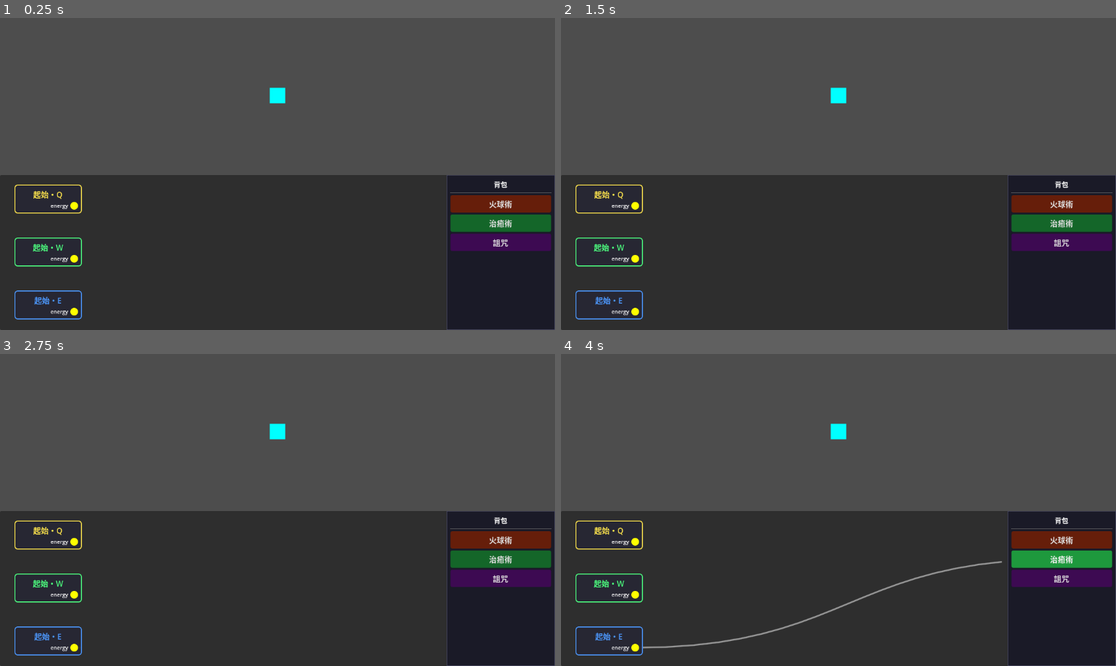
Above: before the commit, frames 1-4 (two rows, left to right).
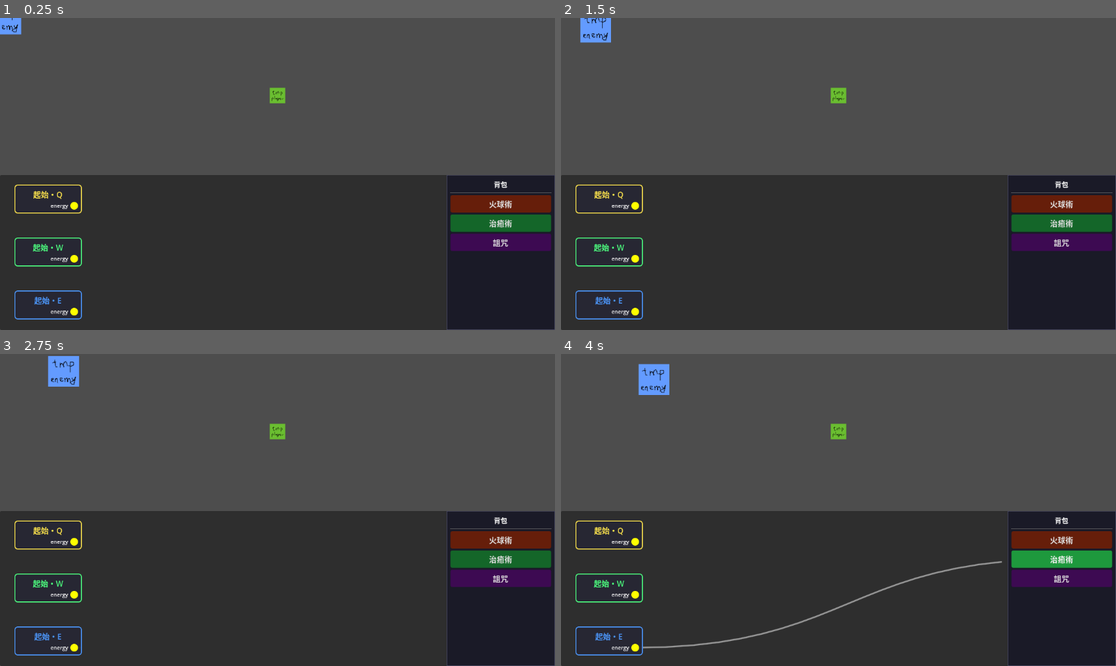
Above: after the commit, the same moments.

Repository: BlueRadio57445/spell-chanting-loudspeaker
Game: Godot game, scene res://scenes/main.tscn
The game is run twice, just before and just after one commit, with the same random seed, the same clock (stepped at 60 frames per second) and the same inputs.
Inputs (mouse positions are in pixels of both pictures, inside the frame that each line leads up to):
- Up to frame 1 (0.25 s): no input
- Up to frame 2 (1.5 s): click (633, 205) at 0.52 s; click (633, 258) at 1.27 s
- Up to frame 3 (2.75 s): click (72, 647) at 2.02 s
- Up to frame 4 (4 s): click "火球術" at 2.75 s; click "治癒術" at 3.5 s

The runs differ from the first frame. In frame 1, 0.4% of the frame differs, in the area x 0-52%, y 0-28%; in frame 2, 0.6%; in frame 3, 0.7%; in frame 4, 0.7%, in the area x 13-52%, y 3-28%.

Commit message:
enemy finish

Diff:
--- a/project.godot
+++ b/project.godot
@@ -11,13 +11,18 @@
 [application]
 
 config/name="Spell-chanting Loudspeaker"
+run/main_scene="res://scenes/main.tscn"
 config/features=PackedStringArray("4.6", "Forward Plus")
 config/icon="res://icon.svg"
-run/main_scene="res://scenes/main.tscn"
 
 [autoload]
 
 RuneRegistry="*res://scripts/rune_system/rune_registry.gd"
+
+[global_group]
+
+mobs="敵方怪物的群組"
+player="玩家"
 
 [physics]
 
--- /dev/null
+++ b/scenes/enemy/DashEnemy.tscn
@@ -0,0 +1,5 @@
+[gd_scene format=3 uid="uid://ch6hdxiafx51o"]
+
+[ext_resource type="PackedScene" uid="uid://cxpvvm3jimsot" path="res://scenes/enemy/EnemyBase.tscn" id="1_0hxxw"]
+
+[node name="DashEnemy" unique_id=1417908132 instance=ExtResource("1_0hxxw")]
--- /dev/null
+++ b/scenes/enemy/EnemyBase.tscn
@@ -0,0 +1,27 @@
+[gd_scene format=3 uid="uid://cxpvvm3jimsot"]
+
+[ext_resource type="Script" uid="uid://bbjgel3jle0ab" path="res://scripts/enemys/BaseEnemy.gd" id="1_3wklq"]
+[ext_resource type="Texture2D" uid="uid://d44cye8df5fw" path="res://resources/tmpEnemy.png" id="2_7am4l"]
+
+[sub_resource type="RectangleShape2D" id="RectangleShape2D_vgmxi"]
+size = Vector2(64, 64)
+
+[sub_resource type="RectangleShape2D" id="RectangleShape2D_i3s64"]
+size = Vector2(69, 69)
+
+[node name="EnemyBase" type="CharacterBody2D" unique_id=1417908132]
+script = ExtResource("1_3wklq")
+
+[node name="Sprite2D" type="Sprite2D" parent="." unique_id=270864752]
+texture = ExtResource("2_7am4l")
+
+[node name="CharCollision" type="CollisionShape2D" parent="." unique_id=1190225617]
+shape = SubResource("RectangleShape2D_vgmxi")
+
+[node name="EnemyHurtBox" type="Area2D" parent="." unique_id=893333626]
+
+[node name="HurtCollision" type="CollisionShape2D" parent="EnemyHurtBox" unique_id=739336120]
+position = Vector2(-0.5, 0.5)
+shape = SubResource("RectangleShape2D_i3s64")
+
+[connection signal="area_entered" from="EnemyHurtBox" to="." method="_on_hitbox_area_entered"]
--- a/scenes/main.tscn
+++ b/scenes/main.tscn
@@ -3,8 +3,16 @@
 [ext_resource type="Script" uid="uid://i0a0gl8drno5" path="res://scripts/main.gd" id="1"]
 [ext_resource type="Script" uid="uid://bcm55cbxak32j" path="res://scripts/player.gd" id="2"]
 [ext_resource type="Script" uid="uid://dy53fb7gmsdlf" path="res://scripts/ui/rune_canvas.gd" id="3"]
+[ext_resource type="Texture2D" uid="uid://ogn0b16no58x" path="res://resources/tmpPlayer.png" id="3_tipki"]
 [ext_resource type="Script" uid="uid://d2778v36qu8fj" path="res://scripts/ui/rune_inventory.gd" id="4"]
+[ext_resource type="PackedScene" uid="uid://cxpvvm3jimsot" path="res://scenes/enemy/EnemyBase.tscn" id="4_o6xl0"]
 [ext_resource type="Script" uid="uid://bfeo6jrad2vaf" path="res://scripts/rune_system/rune_executor.gd" id="5"]
+
+[sub_resource type="RectangleShape2D" id="RectangleShape2D_ya4ey"]
+size = Vector2(64, 64)
+
+[sub_resource type="RectangleShape2D" id="RectangleShape2D_eb6dy"]
+size = Vector2(72, 72)
 
 [node name="root" type="Control" unique_id=619365517]
 layout_mode = 3
@@ -35,13 +43,27 @@
 
 [node name="World" type="Node2D" parent="VBoxContainer/GameViewportContainer/GameViewport" unique_id=1056802089]
 
-[node name="Player" type="CharacterBody2D" parent="VBoxContainer/GameViewportContainer/GameViewport/World" unique_id=914802439]
+[node name="Player" type="CharacterBody2D" parent="VBoxContainer/GameViewportContainer/GameViewport/World" unique_id=914802439 groups=["player"]]
 position = Vector2(576, 162)
+scale = Vector2(0.5, 0.5)
 script = ExtResource("2")
 
 [node name="Camera2D" type="Camera2D" parent="VBoxContainer/GameViewportContainer/GameViewport/World/Player" unique_id=1079541265]
 drag_horizontal_enabled = true
 drag_vertical_enabled = true
+
+[node name="Sprite2D" type="Sprite2D" parent="VBoxContainer/GameViewportContainer/GameViewport/World/Player" unique_id=600902360]
+texture = ExtResource("3_tipki")
+
+[node name="CharCollison" type="CollisionShape2D" parent="VBoxContainer/GameViewportContainer/GameViewport/World/Player" unique_id=695486371]
+shape = SubResource("RectangleShape2D_ya4ey")
+
+[node name="PlayerHurtbox" type="Area2D" parent="VBoxContainer/GameViewportContainer/GameViewport/World/Player" unique_id=1607777653]
+
+[node name="HurtCollision" type="CollisionShape2D" parent="VBoxContainer/GameViewportContainer/GameViewport/World/Player/PlayerHurtbox" unique_id=743019441]
+shape = SubResource("RectangleShape2D_eb6dy")
+
+[node name="EnemyBase" parent="VBoxContainer/GameViewportContainer/GameViewport/World" unique_id=1417908132 instance=ExtResource("4_o6xl0")]
 
 [node name="RuneUI" type="Panel" parent="VBoxContainer" unique_id=2004242461]
 layout_mode = 2
--- /dev/null
+++ b/scripts/enemys/BaseEnemy.gd
@@ -0,0 +1,65 @@
+# EnemyBase.gd
+extends CharacterBody2D
+class_name EnemyBase # 定義類別名稱，讓子類別可以 extends 它
+
+@export var speed = 50.0
+@export var health = 50
+@export var attack = 3
+
+var player = null
+var is_stunned = false
+
+func _ready():
+	player = get_tree().root.find_child("Player", true, false)
+	setup_enemy() # 留給子類別初始化的「鉤子」
+
+func setup_enemy():
+	pass # 子類別可以覆寫這裡
+
+func _physics_process(_delta):
+	if !player or health <= 0 or is_stunned: return
+	handle_movement(_delta) # 讓子類別決定怎麼動
+
+func handle_movement(_delta):
+	# 預設追蹤邏輯
+	var direction = (player.global_position - global_position).normalized()
+	velocity = direction * speed
+	move_and_slide()
+
+func take_damage(amount):
+	health -= amount
+
+	# 受傷動畫簡易效果：閃紅燈
+	var tween = create_tween()
+	tween.tween_property($Sprite2D, "modulate", Color.RED, 0.1)
+	tween.tween_property($Sprite2D, "modulate", Color.WHITE, 0.1)
+
+	if health <= 0: die()
+
+func apply_hit_stop(duration = 0.8):
+	is_stunned = true
+
+	# 擊退：朝玩家的反方向彈開一小段距離
+	var knockback_dir = (global_position - player.global_position).normalized()
+	velocity = knockback_dir * 200
+	move_and_slide() # 執行一次彈開
+
+	velocity = Vector2.ZERO
+	get_tree().create_timer(duration).timeout.connect(func(): is_stunned = false)
+
+func die():
+	queue_free()
+
+# 連接 Hitbox 信號 (在父類別寫好，子類別就不用重複寫)
+func _on_hitbox_area_entered(area):
+	# 擊退：朝玩家的反方向彈開一小段距離
+	var knockback_dir = (global_position - player.global_position).normalized()
+	velocity = knockback_dir * 200
+	move_and_slide() # 執行一次彈開
+
+	if is_stunned: return
+
+	if area.name == "PlayerHurtbox":
+		if player.has_method("take_damage"):
+			player.take_damage(attack)
+			apply_hit_stop()
--- /dev/null
+++ b/scripts/enemys/DashEnemy.gd
@@ -0,0 +1,25 @@
+# DashEnemy.gd
+extends EnemyBase
+
+@export var dash_speed = 600.0
+var is_dashing = false
+var can_dash = true
+
+func handle_movement(_delta):
+	var dist = global_position.distance_to(player.global_position)
+
+	if is_dashing:
+		velocity = (player.global_position - global_position).normalized() * dash_speed
+		move_and_slide()
+	elif can_dash and dist < 200:
+		start_dash()
+	else:
+		super.handle_movement(_delta) # 呼叫父類別的預設追蹤
+
+func start_dash():
+	is_dashing = true
+	can_dash = false
+	# 衝刺 0.3 秒後結束
+	get_tree().create_timer(0.3).timeout.connect(func(): is_dashing = false)
+	# 冷卻 1.5 秒
+	get_tree().create_timer(1.5).timeout.connect(func(): can_dash = true)
--- a/scripts/player.gd
+++ b/scripts/player.gd
@@ -1,21 +1,11 @@
 extends CharacterBody2D
 
-const SPEED = 200.0
+@export var SPEED = 200.0
+@export var hp = 100
+var can_take_damage = true
 
 func _ready() -> void:
-	var polygon := Polygon2D.new()
-	polygon.polygon = PackedVector2Array([
-		Vector2(-16, -16), Vector2(16, -16),
-		Vector2(16, 16), Vector2(-16, 16)
-	])
-	polygon.color = Color.CYAN
-	add_child(polygon)
-
-	var collision := CollisionShape2D.new()
-	var shape := RectangleShape2D.new()
-	shape.size = Vector2(32, 32)
-	collision.shape = shape
-	add_child(collision)
+	print("ready")
 
 func _physics_process(_delta: float) -> void:
 	var direction := Vector2(
@@ -24,3 +14,24 @@
 	)
 	velocity = direction.normalized() * SPEED if direction != Vector2.ZERO else Vector2.ZERO
 	move_and_slide()
+
+func take_damage(amount):
+	if not can_take_damage or hp <= 0: return
+
+	hp -= amount
+	print("玩家受傷！剩餘血量：", hp)
+
+	# 觸發無敵時間
+	can_take_damage = false
+
+	# 受傷回饋：閃爍並在 0.5 秒後恢復
+	var tween = create_tween()
+	tween.tween_property($Sprite2D, "modulate", Color.RED, 0.1)
+	tween.tween_property($Sprite2D, "modulate", Color.WHITE, 0.1)
+	tween.set_parallel(false)
+	tween.tween_callback(func(): can_take_damage = true).set_delay(0.5)
+
+	if hp <= 0:
+		# 觸發 DataCenter 的死亡信號 (剛才提到的 AutoLoad)
+		# DataCenter.emit_signal("player_died")
+		pass
Binary file added: resources/tmpEnemy.png
Not shown, added: resources/tmpEnemy.png.import
Binary file added: resources/tmpPlayer.png
Not shown, added: resources/tmpPlayer.png.import
Not shown, added: scripts/enemys/BaseEnemy.gd.uid
Not shown, added: scripts/enemys/DashEnemy.gd.uid
